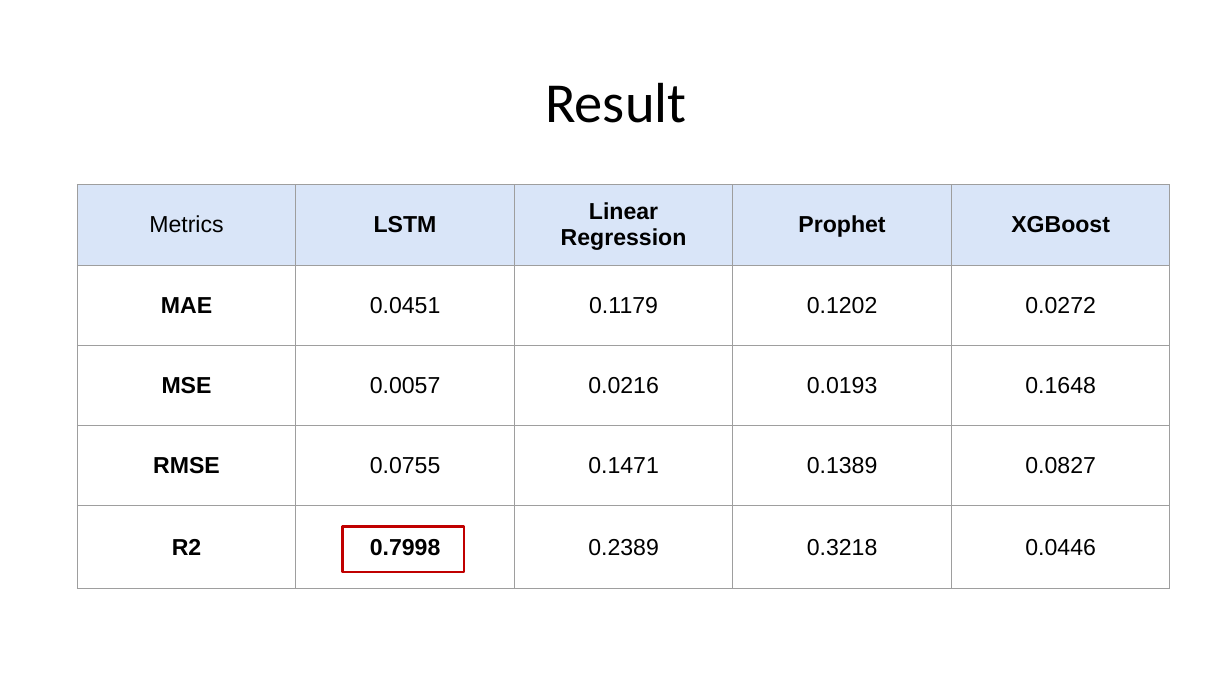
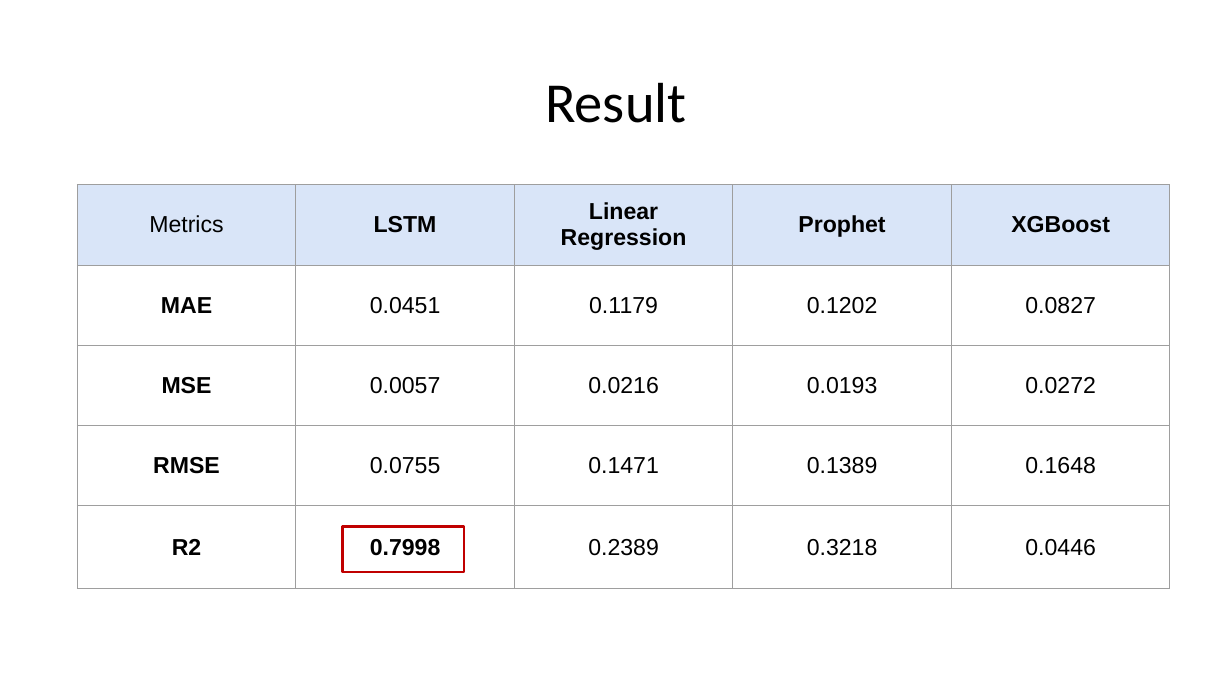
Before and after one commit to afatirium/ML2-FinalProject, a slide deck: slide 10 of DR_AI_FinalProject_v1.1.pptx. Drawn at 1232x693 pixels with LibreOffice and Linux fonts; fonts in the diff are those of the drawing. Boxes give left, top, right and bottom in pixels: in the first picture for what was removed or moved away, otherwise in the second. Text is boxed around its words. In the diff, an @@ line names an element or a change of style, - is before the commit and + after.

```diff
--- a/DR_AI_FinalProject_v1.1.pptx
+++ b/DR_AI_FinalProject_v1.1.pptx
@@ table at <box>78,185,1173,560</box> @@
-row 2, column 5: 0.0272
+row 2, column 5: 0.0827
-row 3, column 5: 0.1648
+row 3, column 5: 0.0272
-row 4, column 5: 0.0827
+row 4, column 5: 0.1648
```
Also in this commit, not shown: 4 other slides changed.
